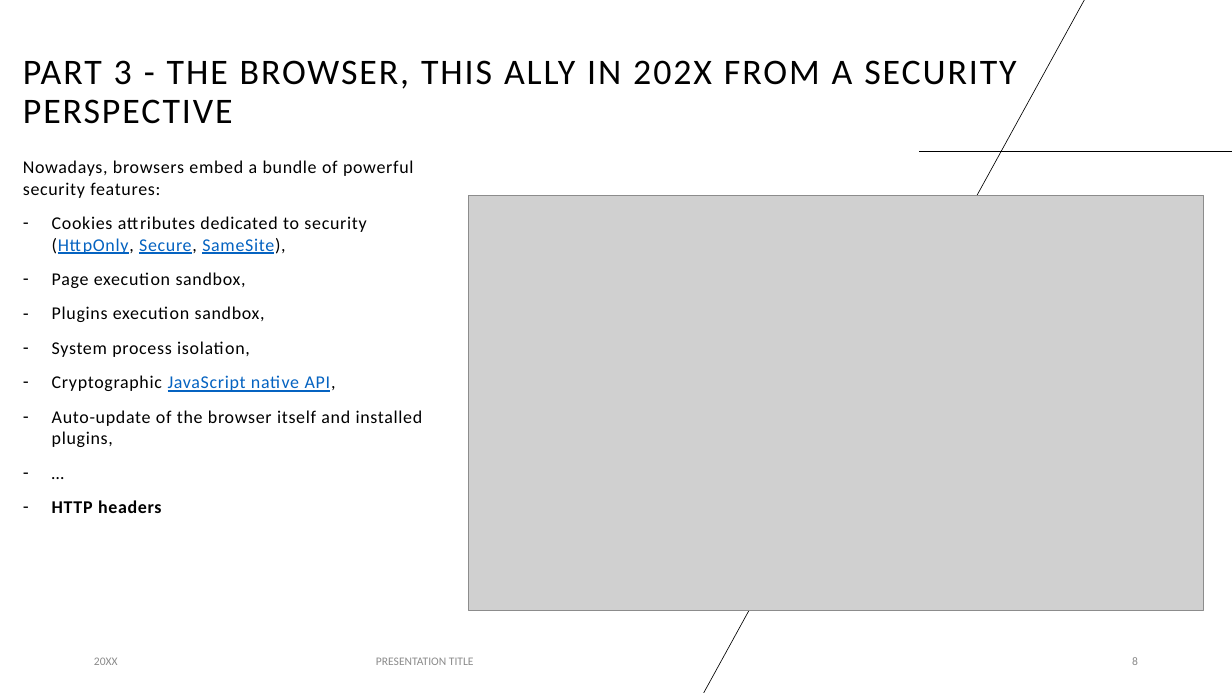
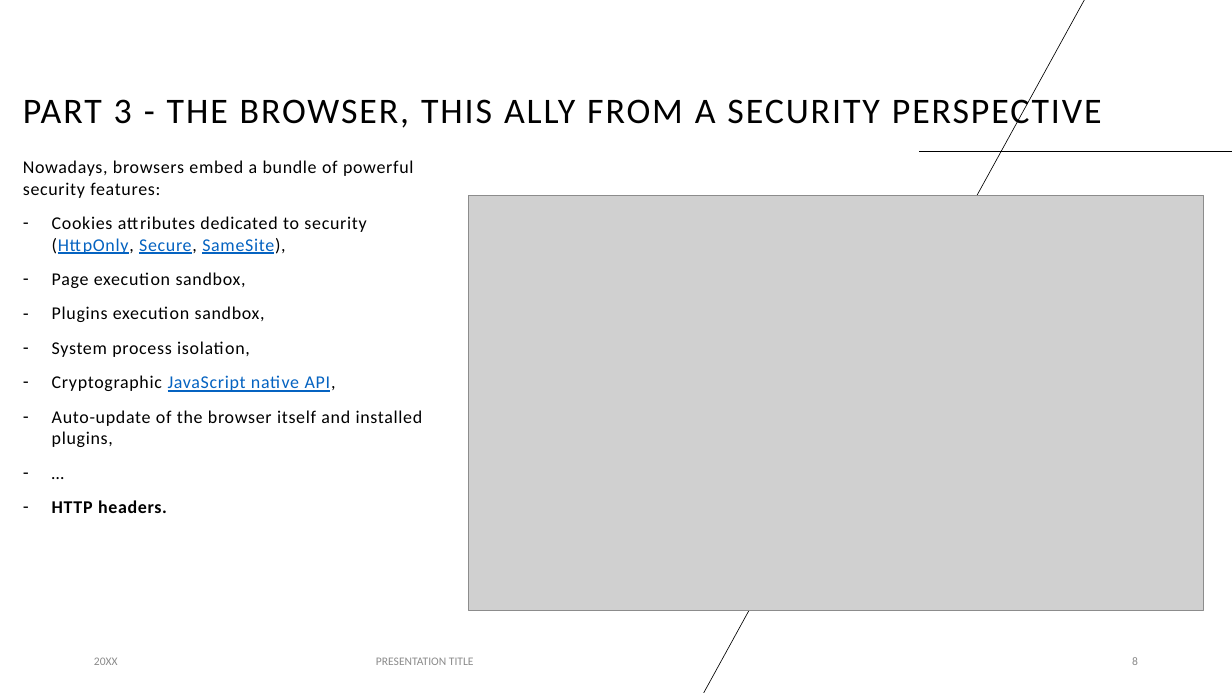
Before and after one commit to righettod/voxxeddays-lux-2022, a slide deck: slide 8 of work.pptx. Drawn at 1232x693 pixels with LibreOffice and Linux fonts; fonts in the diff are those of the drawing; grey boxes stand for pictures. Boxes give left, top, right and bottom in pixels: in the first picture for what was removed or moved away, otherwise in the second. Text is boxed around its words. In the diff, an @@ line names an element or a change of style, - is before the commit and + after.

```diff
--- a/work.pptx
+++ b/work.pptx
@@ title at [23,93,1102,132]: text changed @@
-PART 3 - THE BROWSER, THIS ALLY IN 202X FROM A SECURITY PERSPECTIVE
+PART 3 - THE BROWSER, THIS ALLY FROM A SECURITY PERSPECTIVE
@@ text at [52,500,167,513]: text changed @@
-– HTTP headers
+– HTTP headers.
```
Also in this commit, not shown: 3 other slides changed.
